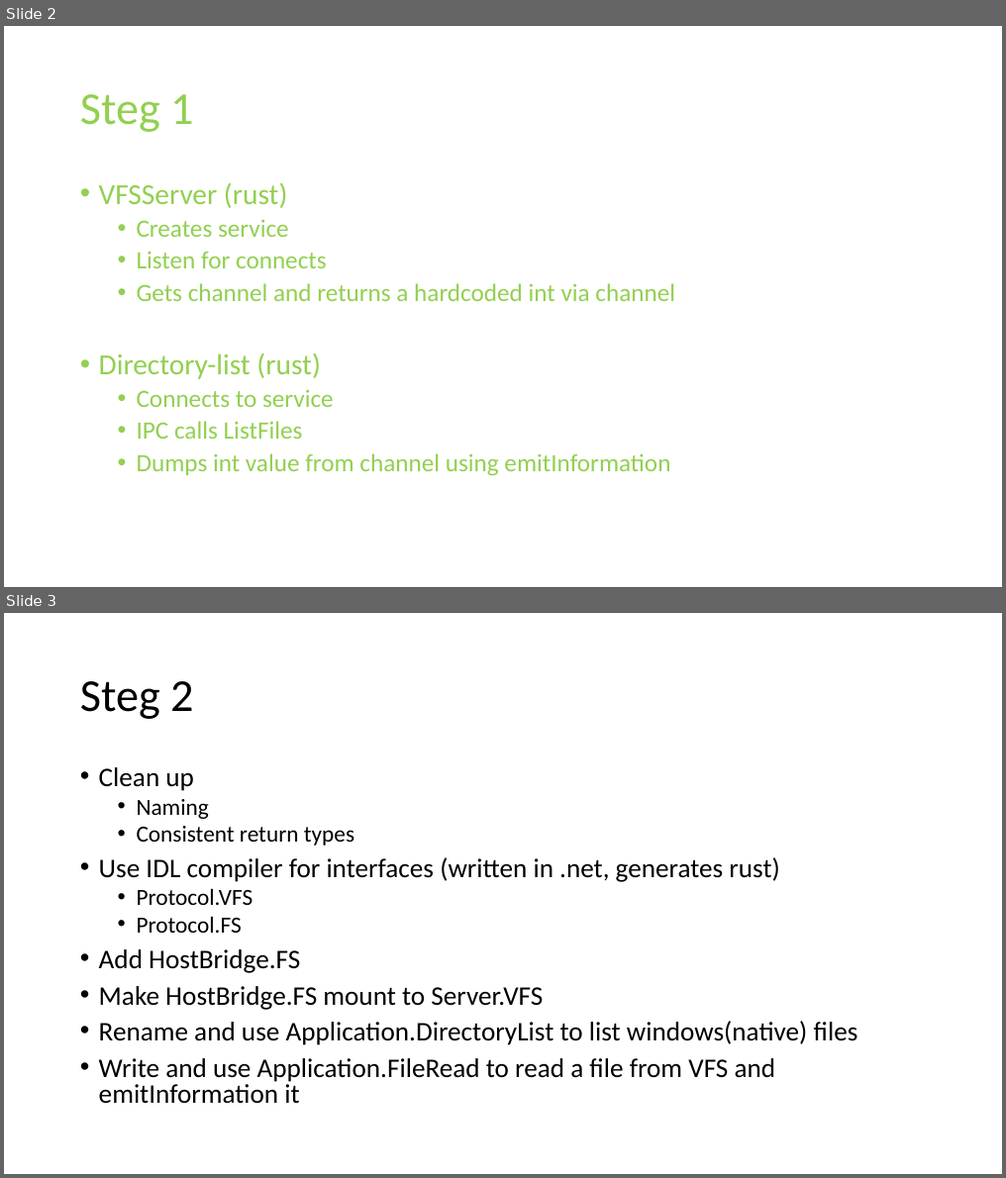
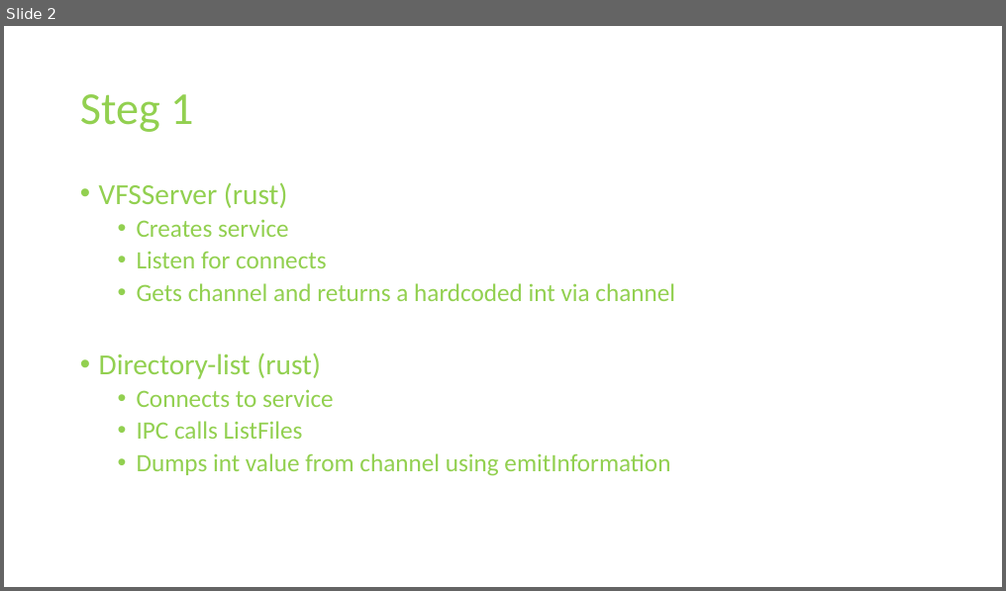
Before and after one commit to doverhill/ChaosLab, a slide deck: Structure.pptx. Shown one above the other, each under a label of ours: slides 2 and 3 before the commit, slide 2 after it. The pictures are 1006x1178 and 1006x591 pixels, drawn with LibreOffice and Linux fonts; fonts in the diff are those of the drawing. Boxes give left, top, right and bottom in pixels: in the first picture for what was removed or moved away, otherwise in the second. Text is boxed around its words. In the diff, an @@ line names an element or a change of style, - is before the commit and + after.

```diff
--- a/Structure.pptx
+++ b/Structure.pptx
@@ slide 3 removed at (4,613,1002,1174), background #FFFFFF @@
@@ title removed at (80,681,193,719) @@
-Steg 2
@@ text removed at (99,767,858,1104) @@
-• Clean up
-  • Naming
-  • Consistent return types
-• Use IDL compiler for interfaces (written in .net, generates rust)
-  • Protocol.VFS
-  • Protocol.FS
-• Add HostBridge.FS
-• Make HostBridge.FS mount to Server.VFS
-• Rename and use Application.DirectoryList to list windows(native) files
-• Write and use Application.FileRead to read a file from VFS and emitInformation it
```
Also in this commit, not shown: 1 slide added, 2 other slides removed.
